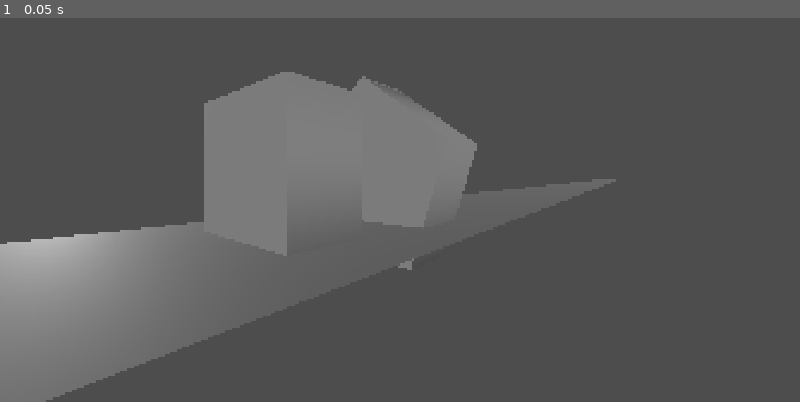
Above: before the commit, frame 1.
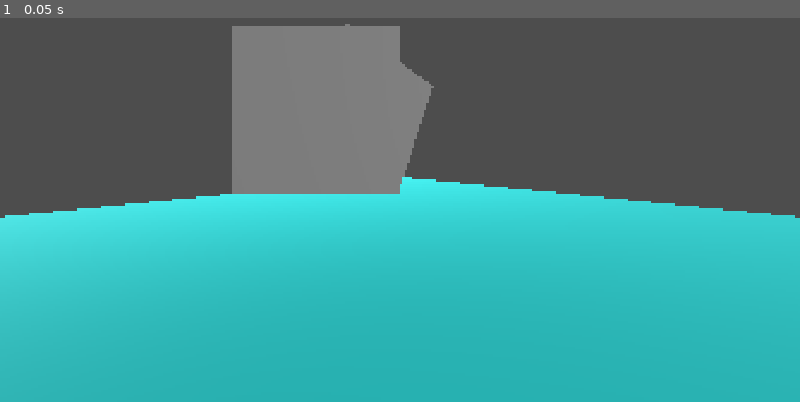
Above: after the commit, the same moment.

Repository: atahrijouti/tumbling-prisms-godot
Game: Godot game, scene res://Main.tscn
The game is run twice, just before and just after one commit, with the same random seed, the same clock (stepped at 60 frames per second) and the same inputs.
Inputs:
- Up to frame 1 (0.05 s): no input

The runs differ from the first frame. In frame 1, 58% of the frame differs, in the area x 0-100%, y 1-100%.

Commit message:
I get desired effect, but negative values are inputted

Diff:
--- a/Main.tscn
+++ b/Main.tscn
@@ -2,6 +2,9 @@
 
 [ext_resource type="Script" uid="uid://dkrdoiqn51vrh" path="res://Main.gd" id="1_glv2v"]
 [ext_resource type="PackedScene" uid="uid://dt0t4cdltogn6" path="res://scenes/Prism.tscn" id="2_uu6xs"]
+
+[sub_resource type="StandardMaterial3D" id="StandardMaterial3D_uu6xs"]
+albedo_color = Color(0.1882353, 1, 1, 1)
 
 [sub_resource type="PlaneMesh" id="PlaneMesh_j02q3"]
 size = Vector2(2, 100)
@@ -10,7 +13,7 @@
 script = ExtResource("1_glv2v")
 
 [node name="Camera3D" type="Camera3D" parent="." unique_id=1691968508]
-transform = Transform3D(-0.79236233, 0, -0.6100509, 0, 1, 0, 0.6100509, 0, -0.79236233, -1.7611266, 0, 0.98208416)
+transform = Transform3D(-1, 0, -1.509958e-07, 0, 1, 0, 1.509958e-07, 0, -1, 0, 0.1, 0)
 
 [node name="DirectionalLight3D" type="DirectionalLight3D" parent="." unique_id=1223837618]
 transform = Transform3D(0.04042639, -0.062462967, 0.99722815, -0.09646093, 0.9931383, 0.066117205, -0.9945154, -0.09886643, 0.034123763, 4.181268, 0.52057624, 2.9876335)
@@ -19,7 +22,7 @@
 transform = Transform3D(-0.6826851, 0.28104514, -0.6745033, 0.13021435, 0.95509213, 0.26616418, 0.7190168, 0.093876325, -0.6886233, -2.607722, 1.867001, 0)
 
 [node name="MeshInstance3D" type="MeshInstance3D" parent="." unique_id=1846032948]
-transform = Transform3D(1, 0, 0, 0, 1, 0, 0, 0, 1, 0, -0.37116897, 0)
+material_override = SubResource("StandardMaterial3D_uu6xs")
 mesh = SubResource("PlaneMesh_j02q3")
 
 [node name="Prisms" type="Node3D" parent="." unique_id=1294502340]
--- a/scenes/prism.gd
+++ b/scenes/prism.gd
@@ -28,8 +28,6 @@
 		_scene = load("res://scenes/Prism.tscn")
 	var prism: Prism = _scene.instantiate()
 	prism._segments = segments
-	prism.position.y = 0.5 / sin(PI / float(segments))
-	prism.rotation.x = PI / 2
 	return prism
 
 func _ready() -> void:
@@ -45,6 +43,7 @@
 	mesh.radial_segments = _segments
 	mesh.top_radius = radius
 	mesh.bottom_radius = radius
+	meshInstance.position.y = radius
 
 	var angleSum := (_segments - 2) * PI
 	var redressAngle := PI / 2.0 - angleSum / _segments / 2.0
@@ -55,5 +54,5 @@
 
 func applyProgress(progress: float) -> void:
 	var angle = -maxAngle * progress
-	rotationNode.rotation.z = angle
-	translationNode.position.x = -progress
+	rotationNode.rotation.z = -angle
+	translationNode.position.x = progress
